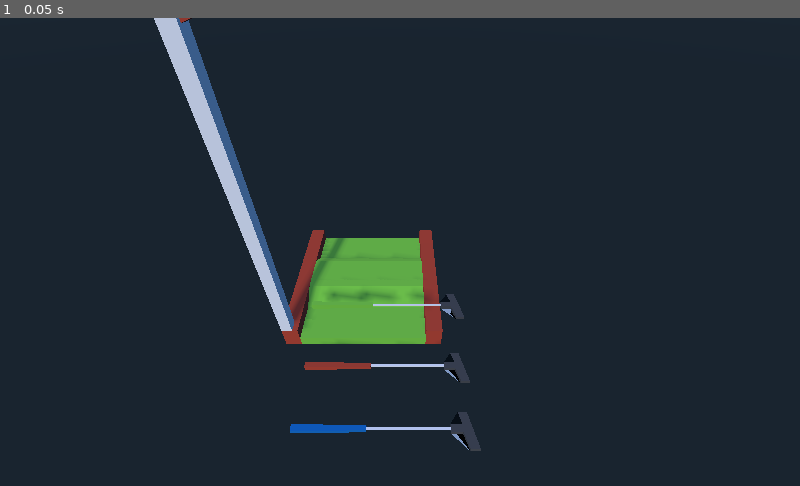
Above: before the commit, frame 1.
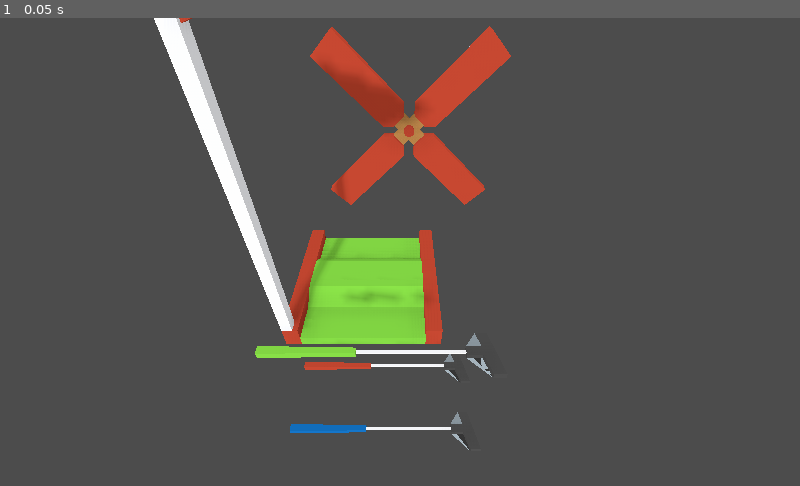
Above: after the commit, the same moment.

Repository: madeso/kenneyjam2018
Game: Godot game, scene res://test.tscn
Same seed, same stepped clock (60 frames per second), same inputs: the game is played once before the commit and once after it. The project has no main scene, so this scene is started directly.
Inputs:
- Up to frame 1 (0.05 s): no input

The runs differ from the first frame. In frame 1, 100% of the frame differs, in the area x 0-100%, y 0-100%.

Commit message:
more testing in the scene

Diff:
--- a/test.tscn
+++ b/test.tscn
@@ -1,24 +1,263 @@
-[gd_scene load_steps=7 format=2]
-
-[ext_resource path="res://default_env.tres" type="Environment" id=1]
-[ext_resource path="res://3d/mini-golf/Club_blue_01.obj" type="ArrayMesh" id=2]
-[ext_resource path="res://3d/mini-golf/Club_red_01.obj" type="ArrayMesh" id=3]
-[ext_resource path="res://3d/mini-golf/Club_green_01.obj" type="ArrayMesh" id=4]
-[ext_resource path="res://3d/mini-golf/Hill_square_01.obj" type="ArrayMesh" id=5]
-[ext_resource path="res://3d/mini-golf/Flag_red_01.obj" type="ArrayMesh" id=6]
+[gd_scene load_steps=8 format=2]
+
+[ext_resource path="res://3d/mini-golf/Windmill_blades_01.obj" type="ArrayMesh" id=1]
+[ext_resource path="res://environment.tres" type="Environment" id=2]
+[ext_resource path="res://3d/mini-golf/Club_blue_01.obj" type="ArrayMesh" id=3]
+[ext_resource path="res://3d/mini-golf/Club_red_01.obj" type="ArrayMesh" id=4]
+[ext_resource path="res://3d/mini-golf/Club_green_01.obj" type="ArrayMesh" id=5]
+[ext_resource path="res://3d/mini-golf/Hill_square_01.obj" type="ArrayMesh" id=6]
+[ext_resource path="res://3d/mini-golf/Flag_red_01.obj" type="ArrayMesh" id=7]
 
 [node name="Spatial" type="Spatial" index="0"]
 
-[node name="WorldEnvironment" type="WorldEnvironment" parent="." index="0"]
-
-environment = ExtResource( 1 )
-
-[node name="Camera" type="Camera" parent="." index="1"]
+[node name="MeshInstance2" type="MeshInstance" parent="." index="0"]
+
+transform = Transform( 1, 0, 0, 0, 1, 0, 0, 0, 1, 0, 0, -3.56562 )
+layers = 1
+material_override = null
+cast_shadow = 1
+extra_cull_margin = 0.0
+use_in_baked_light = false
+lod_min_distance = 0.0
+lod_min_hysteresis = 0.0
+lod_max_distance = 0.0
+lod_max_hysteresis = 0.0
+mesh = ExtResource( 1 )
+skeleton = NodePath("..")
+material/0 = null
+material/1 = null
+material/2 = null
+material/3 = null
+material/4 = null
+material/5 = null
+material/6 = null
+material/7 = null
+material/8 = null
+material/9 = null
+material/10 = null
+material/11 = null
+material/12 = null
+material/13 = null
+material/14 = null
+material/15 = null
+material/16 = null
+material/17 = null
+material/18 = null
+material/19 = null
+material/20 = null
+material/21 = null
+material/22 = null
+material/23 = null
+material/24 = null
+material/25 = null
+material/26 = null
+material/27 = null
+material/28 = null
+material/29 = null
+material/30 = null
+material/31 = null
+material/32 = null
+material/33 = null
+material/34 = null
+material/35 = null
+material/36 = null
+material/37 = null
+material/38 = null
+material/39 = null
+material/40 = null
+material/41 = null
+material/42 = null
+material/43 = null
+material/44 = null
+material/45 = null
+material/46 = null
+material/47 = null
+material/48 = null
+material/49 = null
+material/50 = null
+material/51 = null
+material/52 = null
+material/53 = null
+material/54 = null
+material/55 = null
+material/56 = null
+material/57 = null
+material/58 = null
+material/59 = null
+material/60 = null
+material/61 = null
+material/62 = null
+material/63 = null
+material/64 = null
+material/65 = null
+material/66 = null
+material/67 = null
+material/68 = null
+material/69 = null
+material/70 = null
+material/71 = null
+material/72 = null
+material/73 = null
+material/74 = null
+material/75 = null
+material/76 = null
+material/77 = null
+material/78 = null
+material/79 = null
+material/80 = null
+material/81 = null
+material/82 = null
+material/83 = null
+material/84 = null
+material/85 = null
+material/86 = null
+material/87 = null
+material/88 = null
+material/89 = null
+material/90 = null
+material/91 = null
+material/92 = null
+material/93 = null
+material/94 = null
+material/95 = null
+material/96 = null
+material/97 = null
+material/98 = null
+material/99 = null
+material/100 = null
+material/101 = null
+material/102 = null
+material/103 = null
+material/104 = null
+material/105 = null
+material/106 = null
+material/107 = null
+material/108 = null
+material/109 = null
+material/110 = null
+material/111 = null
+material/112 = null
+material/113 = null
+material/114 = null
+material/115 = null
+material/116 = null
+material/117 = null
+material/118 = null
+material/119 = null
+material/120 = null
+material/121 = null
+material/122 = null
+material/123 = null
+material/124 = null
+material/125 = null
+material/126 = null
+material/127 = null
+material/128 = null
+material/129 = null
+material/130 = null
+material/131 = null
+material/132 = null
+material/133 = null
+material/134 = null
+material/135 = null
+material/136 = null
+material/137 = null
+material/138 = null
+material/139 = null
+material/140 = null
+material/141 = null
+material/142 = null
+material/143 = null
+material/144 = null
+material/145 = null
+material/146 = null
+material/147 = null
+material/148 = null
+material/149 = null
+material/150 = null
+material/151 = null
+material/152 = null
+material/153 = null
+material/154 = null
+material/155 = null
+material/156 = null
+material/157 = null
+material/158 = null
+material/159 = null
+material/160 = null
+material/161 = null
+material/162 = null
+material/163 = null
+material/164 = null
+material/165 = null
+material/166 = null
+material/167 = null
+material/168 = null
+material/169 = null
+material/170 = null
+material/171 = null
+material/172 = null
+material/173 = null
+material/174 = null
+material/175 = null
+material/176 = null
+material/177 = null
+material/178 = null
+material/179 = null
+material/180 = null
+material/181 = null
+material/182 = null
+material/183 = null
+material/184 = null
+material/185 = null
+material/186 = null
+material/187 = null
+material/188 = null
+material/189 = null
+material/190 = null
+material/191 = null
+material/192 = null
+material/193 = null
+material/194 = null
+material/195 = null
+material/196 = null
+material/197 = null
+material/198 = null
+material/199 = null
+material/200 = null
+material/201 = null
+material/202 = null
+material/203 = null
+material/204 = null
+material/205 = null
+material/206 = null
+material/207 = null
+material/208 = null
+material/209 = null
+material/210 = null
+material/211 = null
+material/212 = null
+material/213 = null
+material/214 = null
+material/215 = null
+material/216 = null
+material/217 = null
+material/218 = null
+material/219 = null
+material/220 = null
+material/221 = null
+_sections_unfolded = [ "Transform" ]
+
+[node name="WorldEnvironment" type="WorldEnvironment" parent="." index="1"]
+
+environment = ExtResource( 2 )
+
+[node name="Camera" type="Camera" parent="." index="2"]
 
 transform = Transform( 1, 0, 0, 0, 0.741772, 0.670652, 0, -0.670652, 0.741772, 2.20692, 5.27913, 3.62663 )
 keep_aspect = 1
 cull_mask = 1048575
-environment = ExtResource( 1 )
+environment = ExtResource( 2 )
 h_offset = 0.0
 v_offset = 0.0
 doppler_tracking = 0
@@ -29,30 +268,9 @@
 near = 0.05
 far = 100.0
 
-[node name="BlueClub" type="MeshInstance" parent="." index="2"]
+[node name="BlueClub" type="MeshInstance" parent="." index="3"]
 
 transform = Transform( 1, 0, 0, 0, 1, 0, 0, 0, 1, 0.000799656, -0.00175261, 2.00246 )
-layers = 1
-material_override = null
-cast_shadow = 1
-extra_cull_margin = 0.0
-use_in_baked_light = false
-lod_min_distance = 0.0
-lod_min_hysteresis = 0.0
-lod_max_distance = 0.0
-lod_max_hysteresis = 0.0
-mesh = ExtResource( 2 )
-skeleton = NodePath("..")
-material/0 = null
-material/1 = null
-material/2 = null
-material/3 = null
-material/4 = null
-_sections_unfolded = [ "Transform" ]
-
-[node name="RedClub" type="MeshInstance" parent="." index="3"]
-
-transform = Transform( 1, 0, 0, 0, 1, 0, 0, 0, 1, 0, 0, 1 )
 layers = 1
 material_override = null
 cast_shadow = 1
@@ -68,11 +286,62 @@
 material/1 = null
 material/2 = null
 material/3 = null
+material/4 = null
+material/5 = null
+material/6 = null
+material/7 = null
+material/8 = null
+material/9 = null
+material/10 = null
+material/11 = null
+material/12 = null
+material/13 = null
+material/14 = null
+material/15 = null
+material/16 = null
+material/17 = null
+material/18 = null
+material/19 = null
+material/20 = null
+material/21 = null
+material/22 = null
+material/23 = null
+material/24 = null
+material/25 = null
+material/26 = null
+material/27 = null
+material/28 = null
+material/29 = null
+material/30 = null
+material/31 = null
+material/32 = null
+material/33 = null
+material/34 = null
+material/35 = null
+material/36 = null
+material/37 = null
+material/38 = null
+material/39 = null
+material/40 = null
+material/41 = null
+material/42 = null
+material/43 = null
+material/44 = null
+material/45 = null
+material/46 = null
+material/47 = null
+material/48 = null
+material/49 = null
+material/50 = null
+material/51 = null
+material/52 = null
+material/53 = null
+material/54 = null
 _sections_unfolded = [ "Transform" ]
 
-[node name="GreenClub" type="MeshInstance" parent="." index="4"]
-
-transform = Transform( 1, 0, 0, 0, 1, 0, 0, 0, 1, 0, 0.387098, 0 )
+[node name="RedClub" type="MeshInstance" parent="." index="4"]
+
+transform = Transform( 1, 0, 0, 0, 1, 0, 0, 0, 1, 0, 0, 1 )
 layers = 1
 material_override = null
 cast_shadow = 1
@@ -89,11 +358,61 @@
 material/2 = null
 material/3 = null
 material/4 = null
-_sections_unfolded = [ "Transform", "material" ]
-
-[node name="MeshInstance" type="MeshInstance" parent="." index="5"]
-
-transform = Transform( 1, 0, 0, 0, 1, 0, 0, 0, 1, 0, -0.413384, 0 )
+material/5 = null
+material/6 = null
+material/7 = null
+material/8 = null
+material/9 = null
+material/10 = null
+material/11 = null
+material/12 = null
+material/13 = null
+material/14 = null
+material/15 = null
+material/16 = null
+material/17 = null
+material/18 = null
+material/19 = null
+material/20 = null
+material/21 = null
+material/22 = null
+material/23 = null
+material/24 = null
+material/25 = null
+material/26 = null
+material/27 = null
+material/28 = null
+material/29 = null
+material/30 = null
+material/31 = null
+material/32 = null
+material/33 = null
+material/34 = null
+material/35 = null
+material/36 = null
+material/37 = null
+material/38 = null
+material/39 = null
+material/40 = null
+material/41 = null
+material/42 = null
+material/43 = null
+material/44 = null
+material/45 = null
+material/46 = null
+material/47 = null
+material/48 = null
+material/49 = null
+material/50 = null
+material/51 = null
+material/52 = null
+material/53 = null
+material/54 = null
+_sections_unfolded = [ "Transform" ]
+
+[node name="GreenClub" type="MeshInstance" parent="." index="5"]
+
+transform = Transform( 1, 0, 0, 0, 1, 0, 0, 0, 1, 0, 1.87847, 1.87447 )
 layers = 1
 material_override = null
 cast_shadow = 1
@@ -108,10 +427,12 @@
 material/0 = null
 material/1 = null
 material/2 = null
-_sections_unfolded = [ "Transform" ]
-
-[node name="Flag" type="MeshInstance" parent="." index="6"]
-
+material/3 = null
+_sections_unfolded = [ "Transform", "material" ]
+
+[node name="WorldMesh" type="MeshInstance" parent="." index="6"]
+
+transform = Transform( 1, 0, 0, 0, 1, 0, 0, 0, 1, 0, -0.413384, 0 )
 layers = 1
 material_override = null
 cast_shadow = 1
@@ -126,9 +447,85 @@
 material/0 = null
 material/1 = null
 material/2 = null
+material/3 = null
+material/4 = null
+material/5 = null
+material/6 = null
+material/7 = null
+material/8 = null
+material/9 = null
+material/10 = null
+material/11 = null
+material/12 = null
+material/13 = null
+material/14 = null
+material/15 = null
+material/16 = null
+material/17 = null
+material/18 = null
+material/19 = null
+material/20 = null
+material/21 = null
+material/22 = null
+material/23 = null
+material/24 = null
+material/25 = null
+material/26 = null
+material/27 = null
+material/28 = null
+material/29 = null
+material/30 = null
+material/31 = null
+material/32 = null
+material/33 = null
+material/34 = null
+material/35 = null
 _sections_unfolded = [ "Transform" ]
 
-[node name="DirectionalLight" type="DirectionalLight" parent="." index="7"]
+[node name="Flag" type="MeshInstance" parent="." index="7"]
+
+layers = 1
+material_override = null
+cast_shadow = 1
+extra_cull_margin = 0.0
+use_in_baked_light = false
+lod_min_distance = 0.0
+lod_min_hysteresis = 0.0
+lod_max_distance = 0.0
+lod_max_hysteresis = 0.0
+mesh = ExtResource( 7 )
+skeleton = NodePath("..")
+material/0 = null
+material/1 = null
+material/2 = null
+material/3 = null
+material/4 = null
+material/5 = null
+material/6 = null
+material/7 = null
+material/8 = null
+material/9 = null
+material/10 = null
+material/11 = null
+material/12 = null
+material/13 = null
+material/14 = null
+material/15 = null
+material/16 = null
+material/17 = null
+material/18 = null
+material/19 = null
+material/20 = null
+material/21 = null
+material/22 = null
+material/23 = null
+material/24 = null
+material/25 = null
+material/26 = null
+material/27 = null
+_sections_unfolded = [ "Transform" ]
+
+[node name="DirectionalLight" type="DirectionalLight" parent="." index="8"]
 
 transform = Transform( 0.980971, 0.11992, -0.152692, 0, 0.786448, 0.617656, 0.194154, -0.605903, 0.771483, 1.60778, 2.63475, 0 )
 layers = 1
